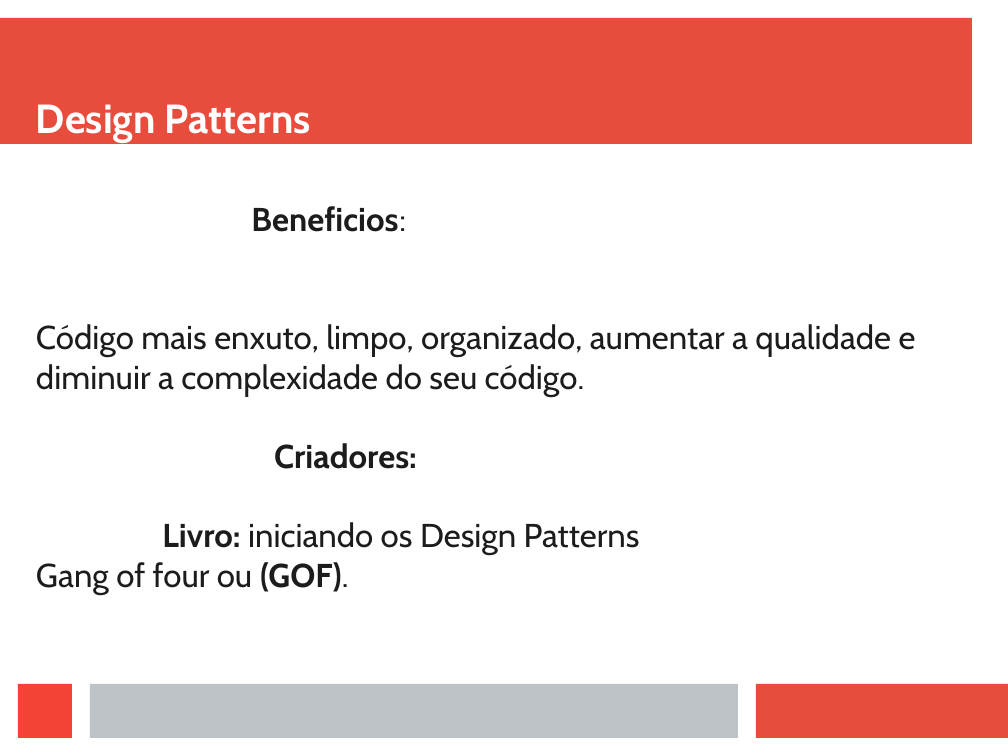
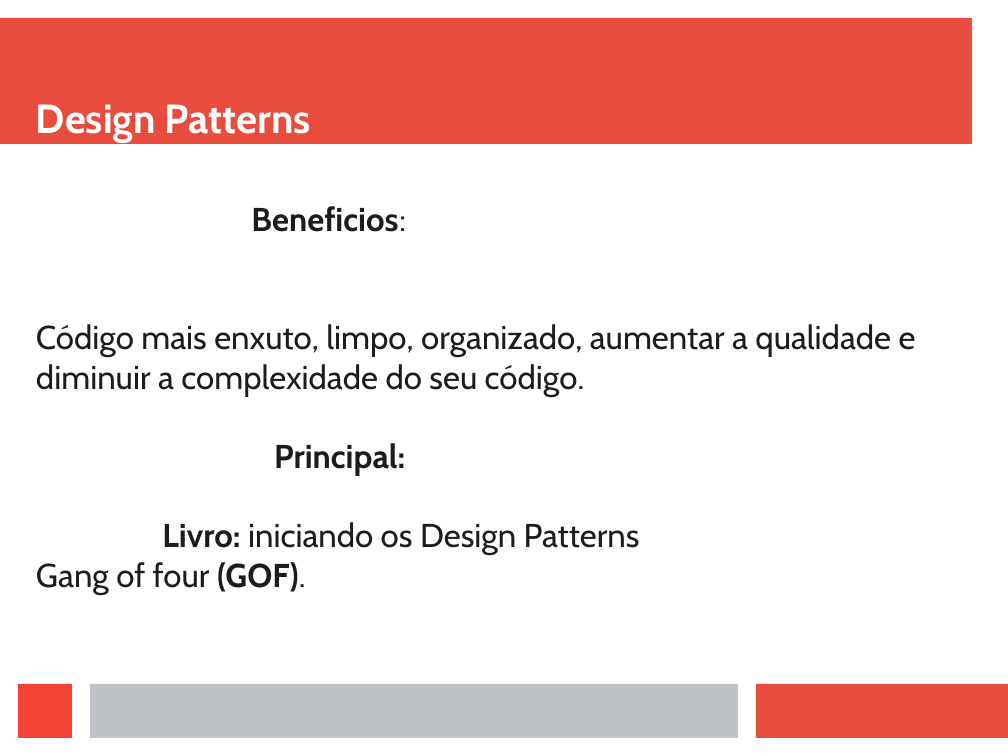
Before and after one commit to viniciusFortti/test, a slide deck: slide 1 of Apresentação/ApresentaçãoTerceiraSemana.odp. Drawn at 1008x756 pixels with LibreOffice and Linux fonts; fonts in the diff are those of the drawing. Boxes give left, top, right and bottom in pixels: in the first picture for what was removed or moved away, otherwise in the second. Text is boxed around its words. In the diff, an @@ line names an element or a change of style, - is before the commit and + after.

```diff
--- a/Apresentação/ApresentaçãoTerceiraSemana.odp
+++ b/Apresentação/ApresentaçãoTerceiraSemana.odp
@@ subtitle at box(36, 443, 640, 595): text changed @@
-Criadores:
-Livro: iniciando os Design Patterns Gang of four ou (GOF).
+Principal:
+Livro: iniciando os Design Patterns Gang of four (GOF).
```
Also in this commit, not shown: 1 other slide changed, 4 slides added, 16 other files.
